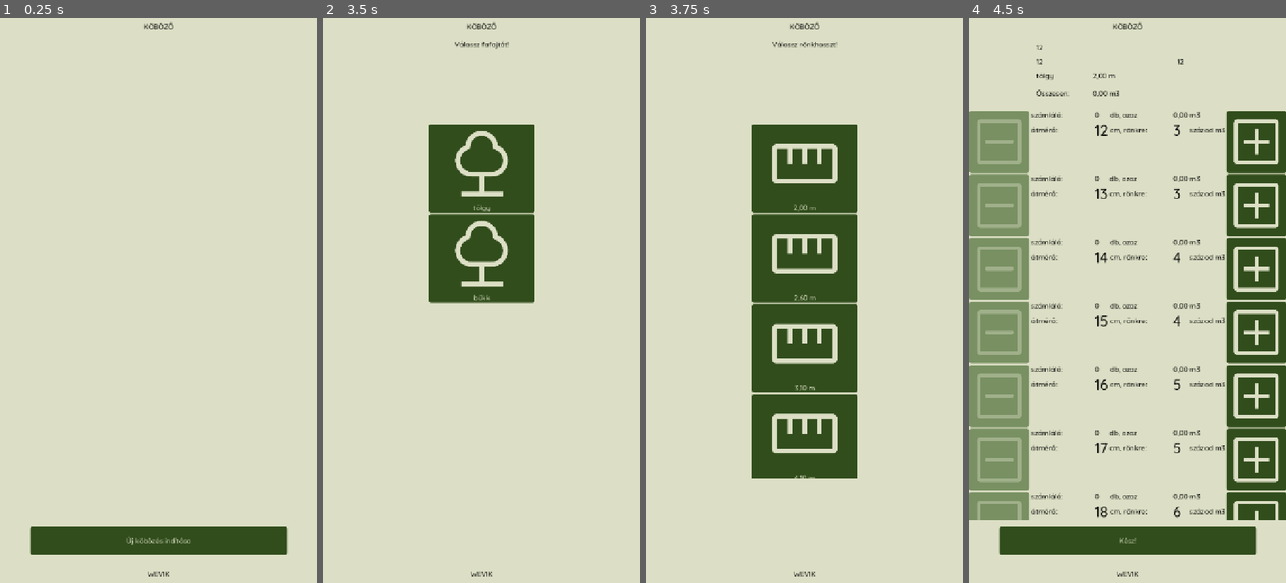
Above: before the commit, frames 1-4 (left to right).
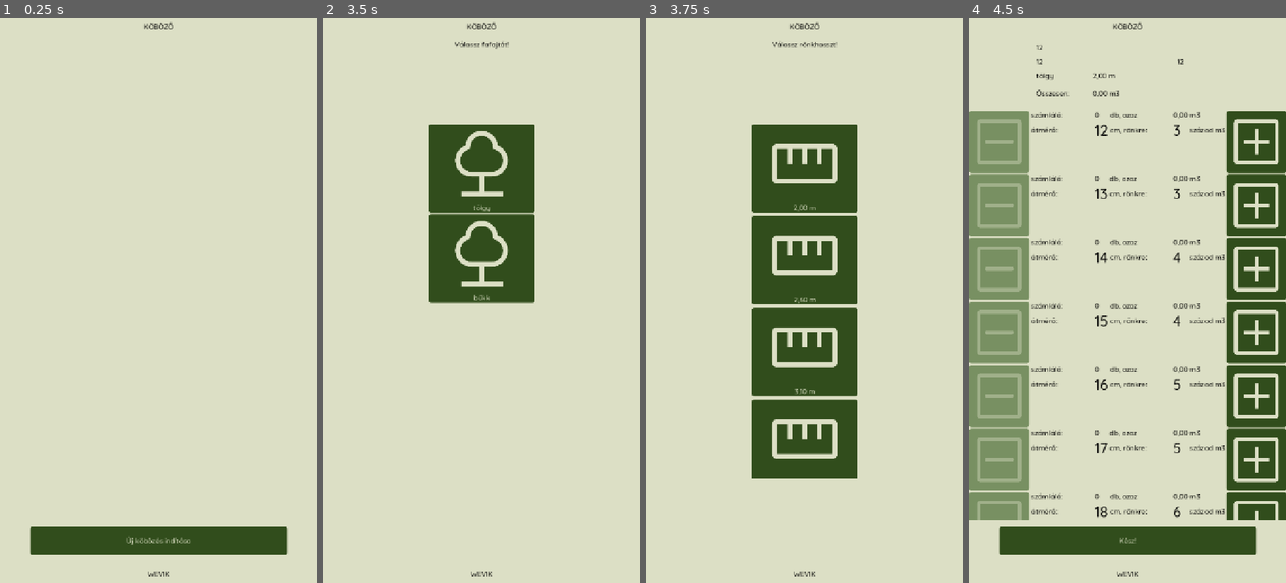
Above: after the commit, the same moments.

Repository: rolika/kob_g
Game: Godot game, scene res://main.tscn
The game is run twice, just before and just after one commit, with the same random seed, the same clock (stepped at 60 frames per second) and the same inputs.
Inputs (mouse positions are in pixels of both pictures, inside the frame that each line leads up to):
- Up to frame 1 (0.25 s): no input
- Up to frame 2 (3.5 s): click "Új köbözés indítása" at 0.5 s; click (478, 131) at 1.27 s; type "12" at 1.35 s; click (478, 187) at 1.5 s; type "12" at 1.58 s; click (478, 244) at 1.73 s; type "12" at 1.82 s; click (478, 300) at 2.02 s; type "WEVIK" at 2.1 s; click "Tovább" at 2.75 s
- Up to frame 3 (3.75 s): click "tölgy" at 3.5 s
- Up to frame 4 (4.5 s): click "2,00 m" at 4.25 s

Frames 1-2 are identical in both runs. In frame 3, 2.6% of the frame differs, in the area x 33-67%, y 34-82%; in frame 4, nothing differs.

Commit message:
separate option buttons

Diff:
--- a/scenes/length_options.tscn
+++ b/scenes/length_options.tscn
@@ -36,6 +36,7 @@
 layout_mode = 2
 size_flags_horizontal = 3
 size_flags_vertical = 3
+theme_override_constants/separation = 8
 
 [node name="FooterLabel" type="Label" parent="."]
 offset_top = 1240.0
--- a/scenes/type_options.tscn
+++ b/scenes/type_options.tscn
@@ -36,6 +36,7 @@
 layout_mode = 2
 size_flags_horizontal = 3
 size_flags_vertical = 3
+theme_override_constants/separation = 4
 
 [node name="FooterLabel" type="Label" parent="."]
 offset_top = 1240.0
